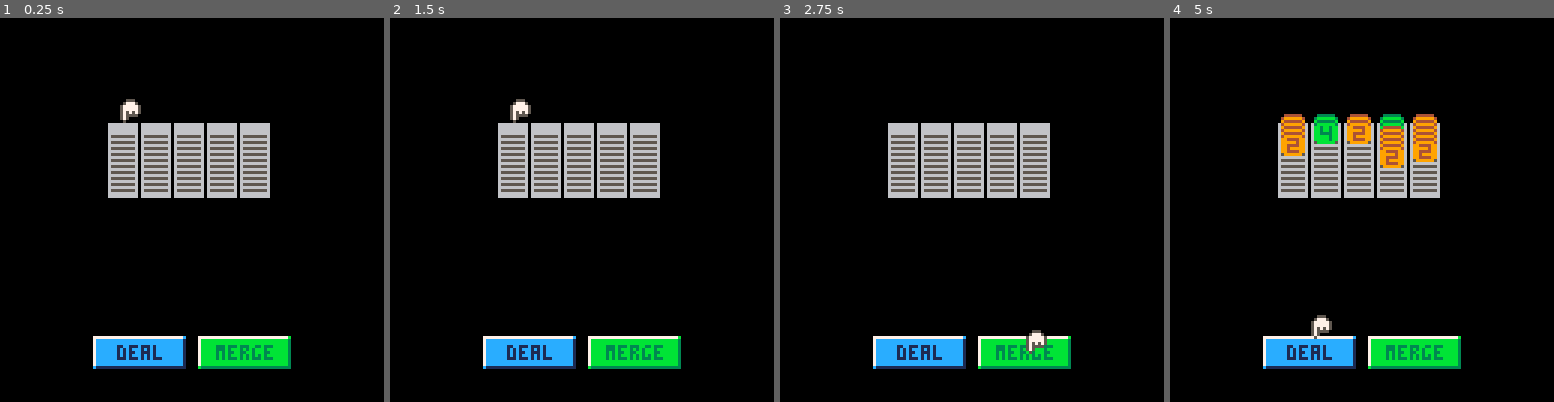
Above: before the commit, frames 1-4 (left to right).
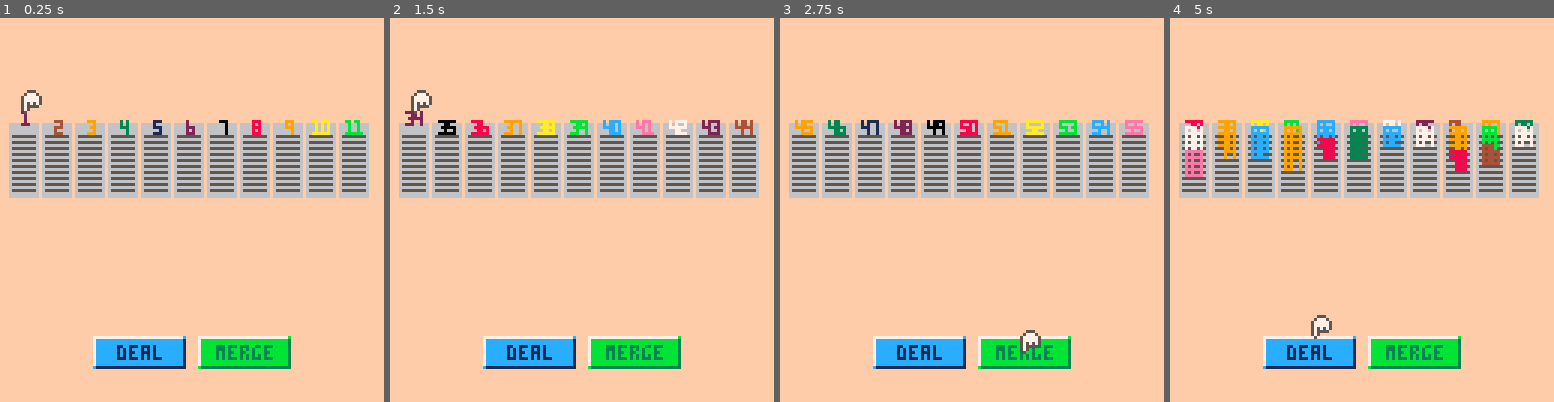
Above: after the commit, the same moments.

Repository: jakesearle/coin-sort
Game: PICO-8 cartridge okay.p8
Two runs of this game, one before a commit and one after it. Both use one fixed random seed, a clock stepped at 60 frames per second and the inputs below.
Inputs:
- Up to frame 1 (0.25 s): no input
- Up to frame 2 (1.5 s): tap O (Z key) at 0.33, 0.7, 1.43 s; tap X (X key) at 1.07 s
- Up to frame 3 (2.75 s): hold Left 1.97-2.37 s; tap X (X key) at 2.07, 2.4, 2.73 s; tap O (Z key) at 2.22 s; hold Down from 2.42 s (still down)
- Up to frame 4 (5 s): release Down at 2.82 s; hold Right 2.87-3.53 s; tap X (X key) every 0.33 s from 3.07 to 4.73 s; tap O (Z key) at 3.1, 3.98, 4.87 s; hold Up 3.58-4.08 s; hold Right 4.13-4.53 s; hold Down from 4.58 s (still down)

The runs differ from the first frame. In frame 1, 88% of the frame differs, in the area x 0-100%, y 0-100%; in frame 2, 89%; in frame 3, 89%; in frame 4, 91%.

Commit message:
Programatically draw coins

Diff:
--- a/coin.lua
+++ b/coin.lua
@@ -1,3 +1,24 @@
+-- Bad Colors:
+-- 5 - Slot color
+-- 6 - Tray color
+-- 15 - Background Color
+
+-- Pairs:
+-- 0 & 7 - Black and white
+-- 1 & 12 - Navy and Blue
+-- 2 & 8 - Maroon & Red
+-- 3 & 11 - Forest & Lime
+-- 4 & 9 - Brown & Orange
+COLOR_PAIRS = {
+    { 8, 2 },
+    { 9, 4 },
+    { 10, 9 },
+    { 11, 3 },
+    { 12, 1 },
+    { 14, 2 },
+    { 7, 0 }
+}
+
 function make_coin(x, y, value)
     local coin = {
         value = value,
@@ -73,7 +94,28 @@
 
     function coin:draw()
         if self.state == COIN_STATE.invisible then return end
-        spr(self.sprite, self.x, self.y)
+        local blank_spr = 9
+        local pallette_i = ((self.value - 1) % #COLOR_PAIRS) + 1
+        local should_flip = not is_even((self.value - 1) \ #COLOR_PAIRS)
+        local light, dark = COLOR_PAIRS[pallette_i][1], COLOR_PAIRS[pallette_i][2]
+
+        if should_flip then
+            light, dark = dark, light
+        end
+
+        pal(1, light)
+        pal(2, dark)
+        spr(blank_spr, self.x, self.y)
+        pal()
+
+        local n_digits = #tostr(abs(self.value))
+        if n_digits == 1 then
+            print(self.value, self.x + 3, self.y + 2, dark)
+        elseif n_digits == 2 then
+            local l, r = tostr(abs(self.value))[1], tostr(abs(self.value))[2]
+            print(l, self.x + 1, self.y + 2, dark)
+            print(r, self.x + 4, self.y + 2, dark)
+        end
     end
 
     function coin:start_hover(i)
--- a/config.lua
+++ b/config.lua
@@ -3,11 +3,17 @@
 screenheight = 127
 
 level1 = {
-    {},
-    {},
-    {},
-    {},
-    {}
+    {1},
+    {2},
+    {3},
+    {4},
+    {5},
+    {6},
+    {7},
+    {8},
+    {9},
+    {10},
+    {11},
 }
 
 LEVEL_STATE = {
--- a/level.lua
+++ b/level.lua
@@ -83,7 +83,11 @@
         end
 
         if btnp(🅾️) then
-            pq(self.trays[3].coins)
+            for t in all(self.trays) do
+                for c in all(t.coins) do
+                    c.value += #self.trays
+                end
+            end
         end
 
         self:update_children()
--- a/main.lua
+++ b/main.lua
@@ -13,7 +13,7 @@
 
 function _draw()
     -- Background
-    cls(0)
+    cls(15)
     level:draw()
 end
 
Not shown, changed: TODO.md
